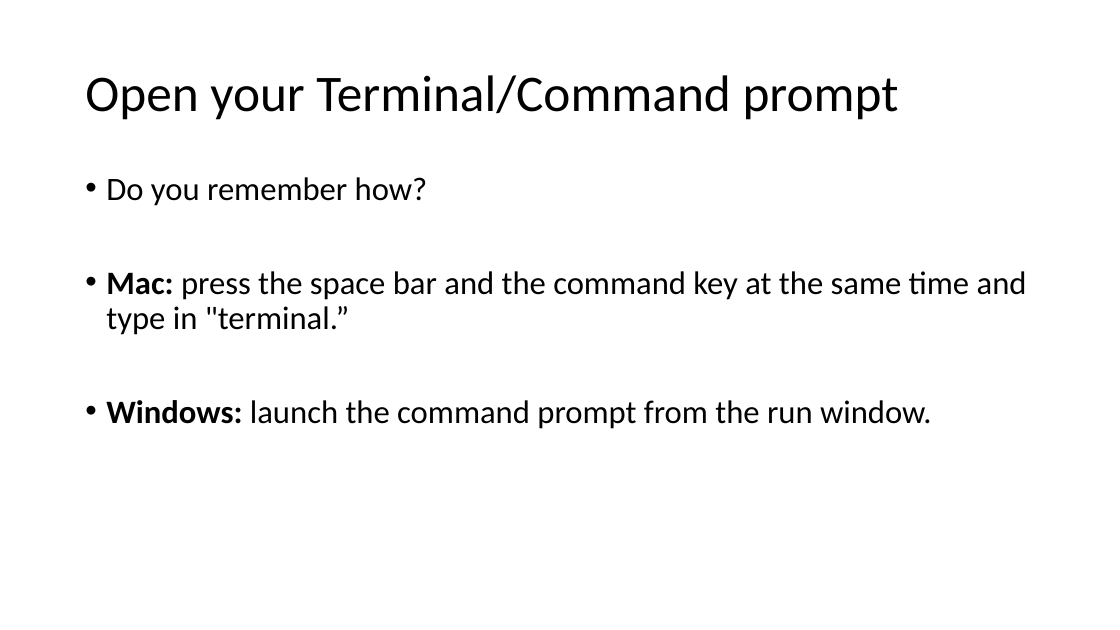
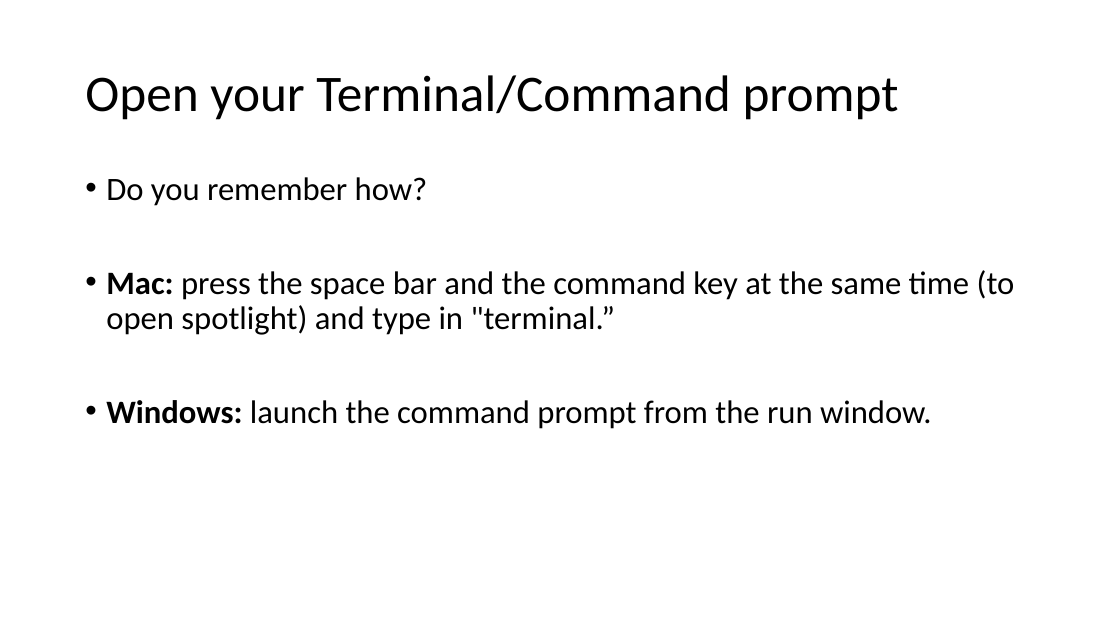
Before and after one commit to jojokarlin/Git_DRI_Jan_2017, a slide deck: slide 4 of GitPres.pptx. Drawn at 1120x630 pixels with LibreOffice and Linux fonts; fonts in the diff are those of the drawing. Boxes give left, top, right and bottom in pixels: in the first picture for what was removed or moved away, otherwise in the second. Text is boxed around its words. In the diff, an @@ line names an element or a change of style, - is before the commit and + after.

```diff
--- a/GitPres.pptx
+++ b/GitPres.pptx
@@ text at <box>106,270,1015,335</box>: text changed @@
-• Mac: press the space bar and the command key at the same time and type in "terminal.”
+• Mac: press the space bar and the command key at the same time (to open spotlight) and type in "terminal.”
```
Also in this commit, not shown: 11 other slides changed, 1 other file.
